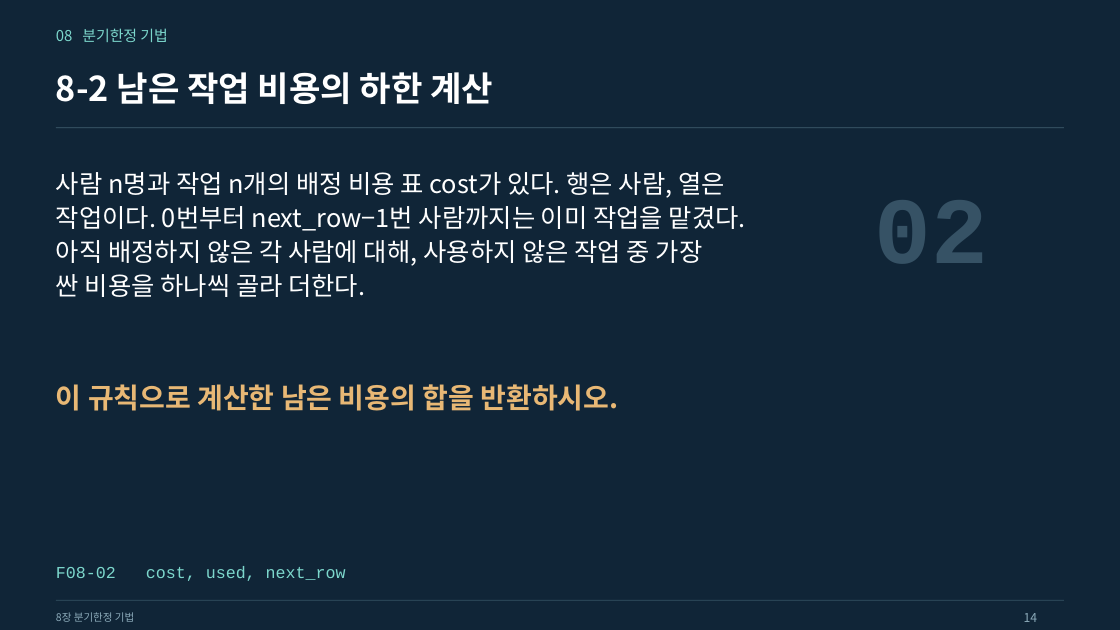
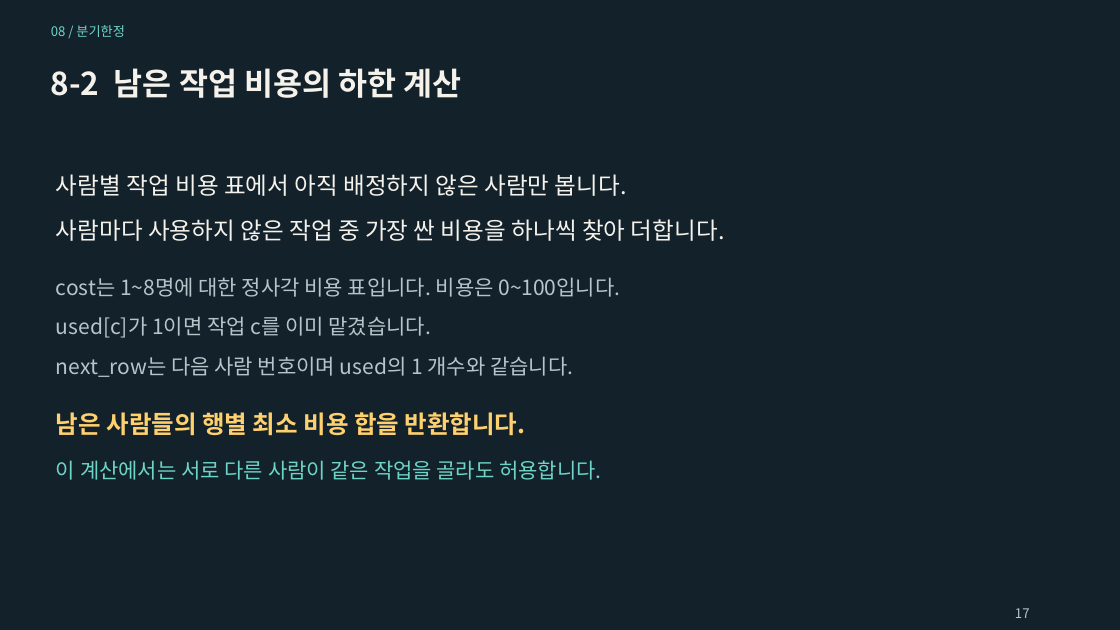
Before and after one commit to Sangdon-Park/Sangdon-Park.github.io, a slide deck: slide 17 of data/알고리즘/8장_분기한정_기법.pptx (slide 14 before the commit). Drawn at 1120x630 pixels with LibreOffice and Linux fonts; fonts in the diff are those of the drawing. Boxes give left, top, right and bottom in pixels: in the first picture for what was removed or moved away, otherwise in the second. Text is boxed around its words. In the diff, an @@ line names an element or a change of style, - is before the commit and + after.

```diff
--- a/data/알고리즘/8장_분기한정_기법.pptx
+++ b/data/알고리즘/8장_분기한정_기법.pptx
@@ background #102537 to #13212B @@
@@ text at [51, 25, 124, 37]: text changed; size 12.8 to 11.2 pt; text colour #7CD7CC to #6DD5C7 @@
-08 분기한정 기법
+08 / 분기한정
@@ text "8-2 남은 작업 비용의 하한 ..." at [51, 68, 461, 98]: size 29.2 to 27 pt, text colour #FFFFFF to #F4F2EA @@
@@ line removed from (56, 128) to (1065, 128) @@
@@ text removed at [56, 172, 746, 297] @@
-사람 n명과 작업 n개의 배정 비용 표 cost가 있다. 행은 사람, 열은
-작업이다. 0번부터 next_row−1번 사람까지는 이미 작업을 맡겼다.
-아직 배정하지 않은 각 사람에 대해, 사용하지 않은 작업 중 가장
-싼 비용을 하나씩 골라 더한다.
@@ text added at [56, 174, 627, 196], 20.2 pt, text #F4F2EA @@
+사람별 작업 비용 표에서 아직 배정하지 않은 사람만 봅니다.
@@ text removed at [875, 200, 988, 264] @@
-02
@@ text added at [56, 219, 725, 241], 20.2 pt, text #F4F2EA @@
+사람마다 사용하지 않은 작업 중 가장 싼 비용을 하나씩 찾아 더합니다.
@@ text added at [56, 277, 620, 297], 18 pt, text #B6C5CA @@
+cost는 1~8명에 대한 정사각 비용 표입니다. 비용은 0~100입니다.
@@ text added at [56, 316, 431, 338], 18 pt, text #B6C5CA @@
+used[c]가 1이면 작업 c를 이미 맡겼습니다.
@@ text added at [56, 356, 573, 377], 18 pt, text #B6C5CA @@
+next_row는 다음 사람 번호이며 used의 1 개수와 같습니다.
@@ text at [56, 412, 526, 436]: text changed; size 24 to 21 pt; text colour #E8B875 to #FFD16E @@
-이 규칙으로 계산한 남은 비용의 합을 반환하시오.
+남은 사람들의 행별 최소 비용 합을 반환합니다.
@@ text added at [56, 460, 601, 480], 18 pt, text #6DD5C7 @@
+이 계산에서는 서로 다른 사람이 같은 작업을 골라도 허용합니다.
@@ text removed at [56, 566, 346, 581] @@
-F08-02 cost, used, next_row
@@ line removed from (56, 601) to (1065, 601) @@
@@ text removed at [56, 612, 134, 622] @@
-8장 분기한정 기법
@@ text added at [1015, 608, 1030, 618], 11.2 pt, text #B6C5CA @@
+17
@@ text removed at [1024, 613, 1038, 622] @@
-14
```
Also in this commit, not shown: 5 other slides changed, 65 slides added, 44 slides removed, 10 other files.
